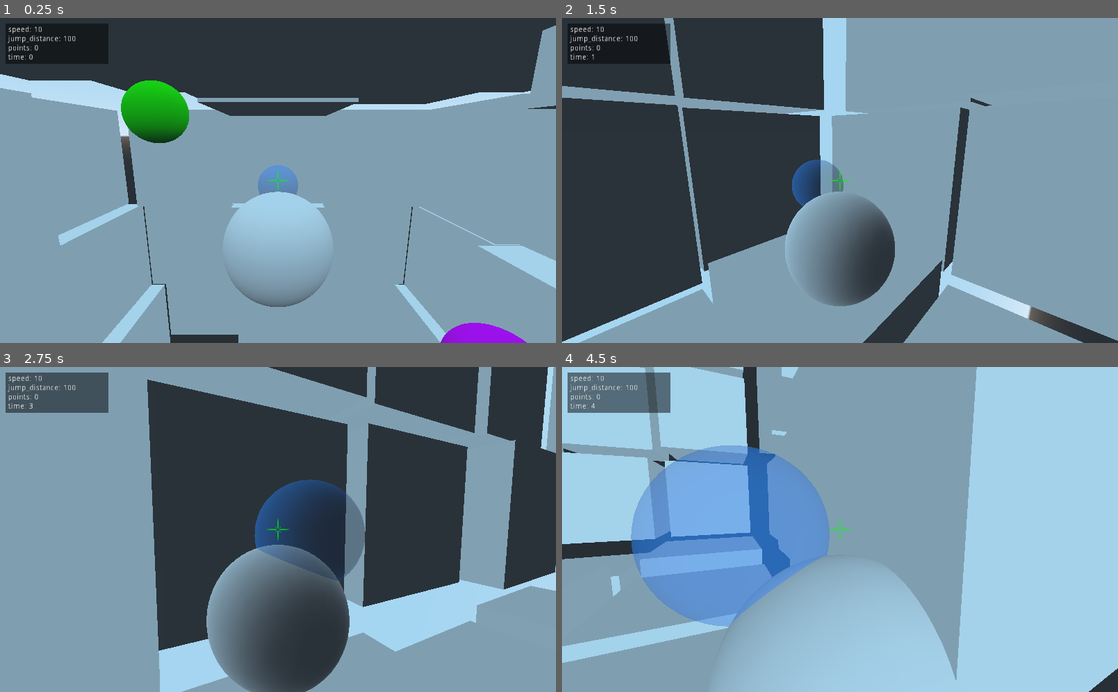
Above: before the commit, frames 1-4 (two rows, left to right).
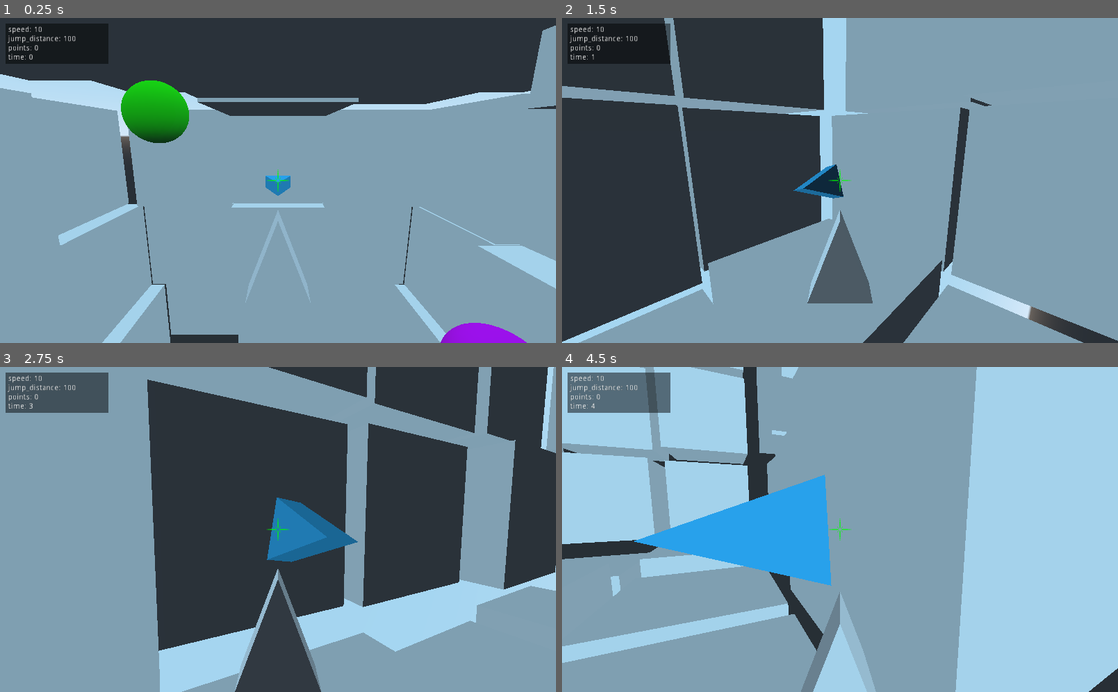
Above: after the commit, the same moments.

Repository: winston-yallow/leaps_and_bounds
Game: Godot game, scene res://levels/00_TestLevel.tscn
Two runs of this game, one before a commit and one after it. Both use one fixed random seed, a clock stepped at 60 frames per second and the inputs below.
Inputs (mouse positions are in pixels of both pictures, inside the frame that each line leads up to):
- Up to frame 1 (0.25 s): no input
- Up to frame 2 (1.5 s): move the mouse to (867, 180) at 0.52 s; click (867, 180) at 0.77 s; move the mouse to (812, 180) at 1.27 s
- Up to frame 3 (2.75 s): click (250, 529) at 1.52 s; move the mouse to (289, 523) at 2.02 s
- Up to frame 4 (4.5 s): move the mouse to (834, 536) at 2.77 s; click (834, 536) at 3.02 s; move the mouse to (878, 532) at 3.52 s; click (878, 532) at 3.77 s; move the mouse to (795, 526) at 4.27 s

The runs differ from the first frame. In frame 1, 3.4% of the frame differs, in the area x 40-60%, y 45-89%; in frame 2, 4.4%; in frame 3, 9.7%; in frame 4, 24%, in the area x 12-71%, y 24-100%.

Commit message:
Change player shape to prism

Diff:
--- a/game/player/Player.tscn
+++ b/game/player/Player.tscn
@@ -10,13 +10,14 @@
 radius = 0.5
 height = 1.0
 
-[sub_resource type="SphereMesh" id=3]
-radius = 0.4
-height = 0.8
+[sub_resource type="PrismMesh" id=3]
+size = Vector3( 0.55, 0.75, 0.25 )
 
 [sub_resource type="SpatialMaterial" id=4]
-flags_transparent = true
-albedo_color = Color( 0.27451, 0.643137, 1, 0.533333 )
+albedo_color = Color( 0.247059, 0.768627, 1, 1 )
+
+[sub_resource type="PrismMesh" id=5]
+size = Vector3( 0.6, 0.8, 0.3 )
 
 [node name="Player" type="Spatial"]
 script = ExtResource( 1 )
@@ -33,6 +34,7 @@
 transform = Transform( 1, 0, 0, 0, 0.98214, 0.188153, 0, -0.188153, 0.98214, 0, 0.5, 2 )
 
 [node name="MeshInstance" type="MeshInstance" parent="."]
+visible = false
 mesh = SubResource( 2 )
 material/0 = null
 
@@ -77,3 +79,8 @@
 distance
 points
 time"
+
+[node name="MeshInstance2" type="MeshInstance" parent="."]
+transform = Transform( 1, 0, 0, 0, 1, 0, 0, 0, 1, 0, -0.1, 0 )
+mesh = SubResource( 5 )
+material/0 = null
Not shown: 1 places in game/player/Player.tscn that only renumber resources
